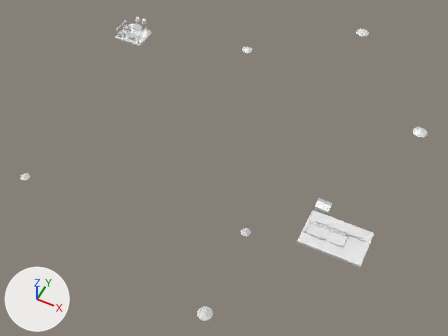
An edit to the FBX model Assets/Art/KayseriIsland/Models/Silver/Phase2/Theme_P2.fbx, drawn before and after from the same camera.
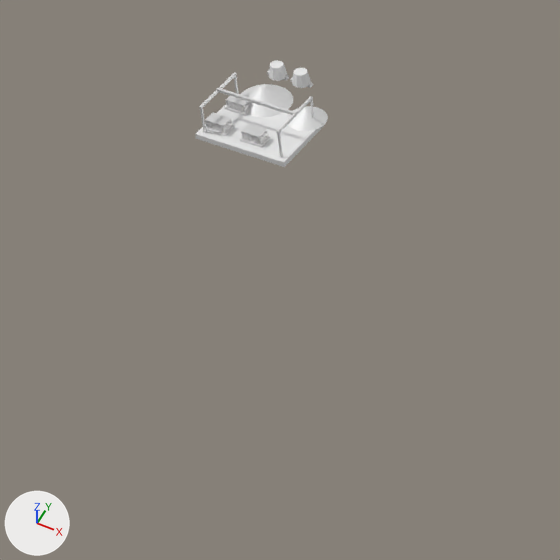
The first picture shows the older version from a 50 mm lens placed at (132.0, -272.0, 302.0), pointed at (6.0, -21.0, -12.0). The close-ups show the older and then the newer version on the part from 14% to 48% of the width and 0% to 46% of the height of that picture. Only the edits that show in the close-ups are written down. Every picture has the same lights, and +X, +Y and +Z are marked at lower left. Vertices at exactly the same position are counted once.

In view in the first close-up: 'Theme.CathodeYard', 'Theme.OreStock0', 'Theme.OreStock1', 'Theme.SlagPots'.
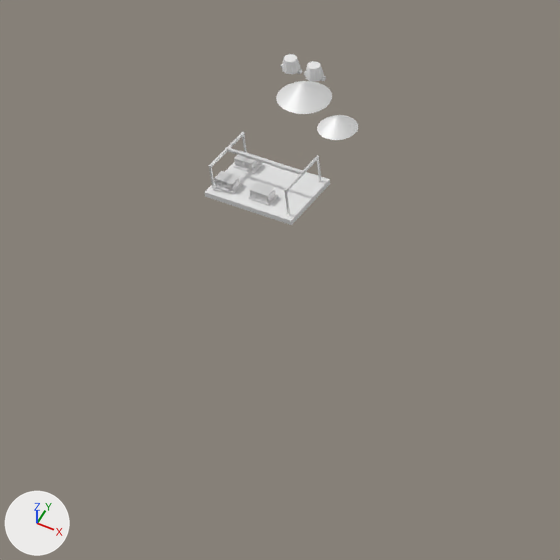
Patch to the scene script:
```diff
--- a/Assets/Art/KayseriIsland/Models/Silver/Phase2/Theme_P2.fbx.py
+++ b/Assets/Art/KayseriIsland/Models/Silver/Phase2/Theme_P2.fbx.py
@@ me_theme_slagpots_001 @@
 # used by ob_theme_slagpots; location = (-0.3, 7.1, 0.0)
-me_theme_slagpots_001.from_pydata(...)  # 56 vertices, 96 faces; spans x -114.5..-103.5, y 56.4..60.6, z 15.61..18.71
+me_theme_slagpots_001.from_pydata(...)  # 56 vertices, 96 faces; spans x -114.5..-103.5, y 56.4..60.6, z 0.3..3.4
+# me_theme_slagpots_001 part 2: the whole mesh is moved by (0.0, 0.0, -15.31)
 me_theme_slagpots_001.materials.append(mat_rust)
@@ me_theme_cathodeyard_001 @@
 # used by ob_theme_cathodeyard; location = (0.0, 0.0, 0.0)
-me_theme_cathodeyard_001.from_pydata(...)  # 304 vertices, 456 faces; spans x -117.0..-95.0, y 40.0..56.0, z 14.4..22.5
+me_theme_cathodeyard_001.from_pydata(...)  # 304 vertices, 456 faces; spans x -117.0..-95.0, y 40.0..56.0, z -0.9..7.2
+# me_theme_cathodeyard_001 part 1: the whole mesh is moved by (0.0, 0.0, -15.3)
 me_theme_cathodeyard_001.materials.append(mat_concrete_dk)
@@ ob_theme_orestock0 @@
 ob_theme_orestock0 = bpy.data.objects.new('Theme.OreStock0', me_theme_orestock0_001)
-ob_theme_orestock0.location = (-110.1, 56.7, 15.6)
+ob_theme_orestock0.location = (-103.6, 62.0, 15.2)
@@ ob_theme_orestock1 @@
 ob_theme_orestock1 = bpy.data.objects.new('Theme.OreStock1', me_theme_orestock1_001)
-ob_theme_orestock1.location = (-98.6, 55.3, 15.6)
+ob_theme_orestock1.location = (-92.3, 57.3, 14.1)
@@ ob_theme_slagpots @@
 ob_theme_slagpots = bpy.data.objects.new('Theme.SlagPots', me_theme_slagpots_001)
-ob_theme_slagpots.location = (-0.3, 7.1, 0.0)
+ob_theme_slagpots.location = (-0.3, 12.3, 13.7)
```

Where the change shows, as pixel boxes [x1, y1, x2, y2] in the close-ups (560 x 560 px):
'Theme.CathodeYard', moved
    before: [195, 72, 323, 167]
    after: [204, 132, 330, 225]
'Theme.OreStock0', moved
    before: [240, 84, 293, 117]
    after: [276, 81, 332, 114]
'Theme.OreStock1', moved
    before: [287, 106, 328, 131]
    after: [317, 115, 358, 140]
'Theme.SlagPots', moved
    before: [267, 60, 313, 88]
    after: [280, 54, 326, 82]
